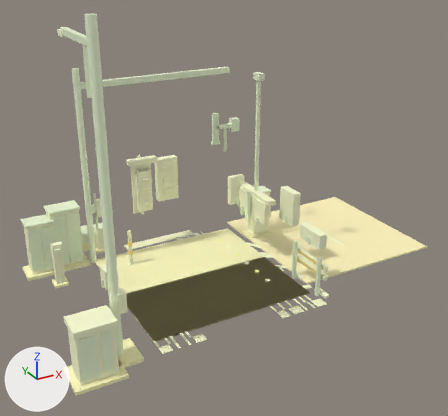
One commit to the glTF model exports/gltf/scene_signalized_intersection.glb: the scene before it, then after it.
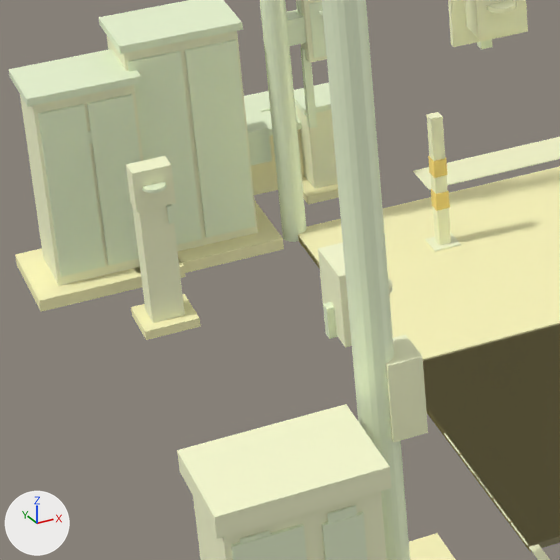
The first picture shows the older version from a camera (50 mm lens) standing at (-5.91, -12.14, 7.79) and looking at (0.64, -0.25, 1.84). The close-ups show the older and then the newer version on the part from 4% to 36% of the width and 48% to 83% of the height of that picture. Only the edits that show in the close-ups are written down. Arrows for +X, +Y and +Z are at lower left; the lights stay in place.

In view in the first close-up: 'asphalt_lane', 'body', 'cabinet.002', 'concrete_lane', 'door_left', 'door_left.001', 'door_right', 'door_right.001', 'hood.002', 'pole', 'pole_vertical', 'roof_cap' and 45 more.
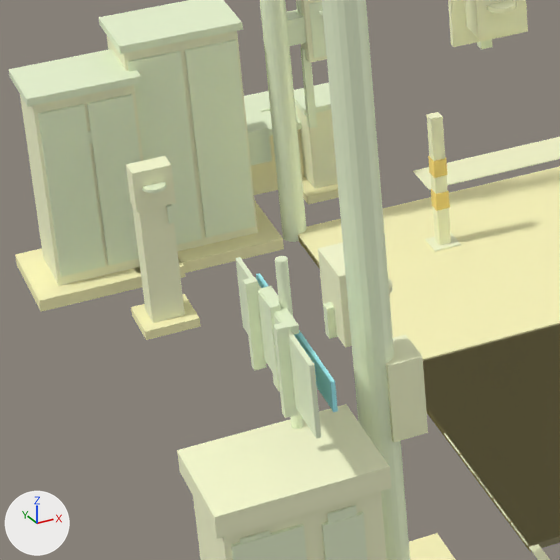
What differs and where, as boxes (x1, y1, x2, y2) in the close-ups (560 x 560 px):
'back_plate', added
    after: (235, 257, 321, 439)
'stiffener_0', added (pale green)
    after: (273, 322, 298, 418)
'stiffener_1', added (pale green)
    after: (243, 277, 267, 370)
'plate_base_00', added
    after: (256, 273, 338, 412)
'pole.001', added
    after: (275, 256, 304, 429)
'clamp_0', added
    after: (265, 298, 281, 391)
'rail_upper', added
    after: (259, 286, 299, 335)

The change, as a diff of the scene's bpy script:
```diff
--- a/exports/gltf/scene_signalized_intersection.glb.py
+++ b/exports/gltf/scene_signalized_intersection.glb.py
@@ mat_mat_sign_blue @@
+mat_mat_sign_blue = principled_material('mat_sign_blue')
+mat_mat_sign_blue.base_color = (0.398, 0.949, 1.0)  # cyan #a9f9ff
+mat_mat_sign_blue.roughness = 0.8
@@ me_pole_001 @@
+me_pole_001.from_pydata(...)  # 38 vertices, 72 faces; spans x -3.26..-3.2, y -2.21..-2.15, z 0.0..2.2
+me_pole_001.materials.append(mat_mat_metal_galvanized)  # pale green #f3ffda
@@ me_plate_base_00 @@
+me_plate_base_00.from_pydata(...)  # a box spanning x -3.21..-3.19, y -2.75..-1.61, z 1.67..1.83
+me_plate_base_00.materials.append(mat_mat_sign_blue)  # cyan #a9f9ff
@@ me_clamp_0 @@
+me_clamp_0.from_pydata(...)  # a box spanning x -3.315..-3.265, y -2.22..-2.14, z 1.52..1.98
+me_clamp_0.materials.append(mat_mat_metal_galvanized)  # pale green #f3ffda
@@ me_rail_upper @@
+me_rail_upper.from_pydata(...)  # a box spanning x -3.295..-3.235, y -2.39..-1.97, z 1.908..1.952
+me_rail_upper.materials.append(mat_mat_metal_galvanized)  # pale green #f3ffda
@@ me_stiffener_1 @@
+me_stiffener_1.from_pydata(...)  # a box spanning x -3.355..-3.295, y -1.965..-1.915, z 1.51..1.99
+me_stiffener_1.materials.append(mat_mat_metal_galvanized)  # pale green #f3ffda
@@ me_stiffener_0 @@
+me_stiffener_0.from_pydata(...)  # a box spanning x -3.355..-3.295, y -2.445..-2.395, z 1.51..1.99
+me_stiffener_0.materials.append(mat_mat_metal_galvanized)  # pale green #f3ffda
@@ me_back_plate @@
+me_back_plate.from_pydata(...)  # a box spanning x -3.302..-3.278, y -2.75..-1.61, z 1.556..1.944
+me_back_plate.materials.append(mat_mat_metal_galvanized)  # pale green #f3ffda
@@ ob_pole_001 @@
+ob_pole_001 = bpy.data.objects.new('pole.001', me_pole_001)
+ob_pole_001.location = (0.0, 0.0, 0.0)
@@ ob_plate_base_00 @@
+ob_plate_base_00 = bpy.data.objects.new('plate_base_00', me_plate_base_00)
+ob_plate_base_00.location = (0.0, 0.0, 0.0)
@@ ob_clamp_0 @@
+ob_clamp_0 = bpy.data.objects.new('clamp_0', me_clamp_0)
+ob_clamp_0.location = (0.0, 0.0, 0.0)
@@ ob_rail_upper @@
+ob_rail_upper = bpy.data.objects.new('rail_upper', me_rail_upper)
+ob_rail_upper.location = (0.0, 0.0, 0.0)
@@ ob_stiffener_1 @@
+ob_stiffener_1 = bpy.data.objects.new('stiffener_1', me_stiffener_1)
+ob_stiffener_1.location = (0.0, 0.0, 0.0)
@@ ob_stiffener_0 @@
+ob_stiffener_0 = bpy.data.objects.new('stiffener_0', me_stiffener_0)
+ob_stiffener_0.location = (0.0, 0.0, 0.0)
@@ ob_back_plate @@
+ob_back_plate = bpy.data.objects.new('back_plate', me_back_plate)
+ob_back_plate.location = (0.0, 0.0, 0.0)
```
